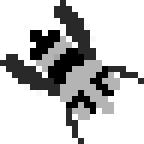
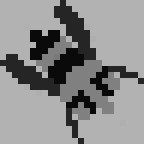
Comparing the layer stacks of the two (144, 144) images. Changes:
"Layer 4 copy": opacity 100% → 66%, painted on it over 0, 0, 144, 144
added layer "Layer 4" above "Layer 1 copy" over 0, 0, 144, 144
